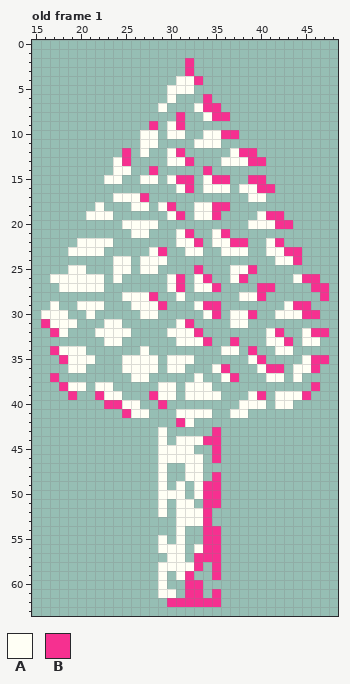
A pixel-art file gets an edit: Assets/Art/Decoration/tree.aseprite. Above: the version before the commit.
64x64 pixels, 1 frame. Shown: old frame 1: x 15..48, y 0..63. The commit also changed other frames, which this record leaves out.
Palette (. is transparent): A #fffff5  B #f63090
Pixels before, old frame 1, first column x 16:
 2 ................B...............
 3 ................B...............
 4 ...............AAB..............
 5 ..............AAA...............
 6 ..............A...B.............
 7 .............A...ABB............
 8 ...............B..ABB...........
 9 ............B.AB................
10 ...........AA.AA..AABB..........
11 ...........AA....AAA............
12 .........B.A..AB.....ABB........
13 ........AB....AAB...AAABB.......
14 ........AA..B.....B.............
15 .......AA..AA.ABB.ABB..BB.......
16 ...............AB.AAA.AABB......
17 ........AAAB...........AA.......
18 ......A...AA.AB..AABB...........
19 .....AAA......AB.AAB....ABB.....
20 .........AAAA..........AAABB....
21 ..........AA...AB..AB...........
22 ....AAAA.......AAB.AABB..AB.....
23 ...AAAA.....AB..AA..AAA..AABB...
24 ........AA.AAA............AAB...
25 ...AA...AA.AA....B...AAB........
26 .AAAAAA.A.....AB.AB..AB.....ABB.
27 ..AAAAA.......AB.AAB....BB....BB
28 .........AAAB..A......AAB......B
29 .A..AAA...AAAB...ABB.......ABB..
30 AAA..A.....AA.....AB.AAB..AAABB.
31 BAAA...AA......AB....AA.........
32 .BA...AAAA....AAAB.......AB..ABB
33 .......AA......AAAB..B...AAB.AA.
34 .BAAA......A........AA.B..AA....
35 ..BAAA...AAAA.AAA......AB....ABB
36 ...AA....AAAA.AA...AB...ABB.AAB.
37 .B........AA.....A..AB...AA.A...
38 ..BAA.AA.....AA.AAA...........B.
39 ...B..BAA...BAA.AAAA...AB.AAAB..
40 .......BBAA..B........AAA.AA....
41 .........BAA...AAAA..AA.........
42 ...............BA...............
43 .............A.....B............
44 .............A.AAABB............
45 .............AAAA..B............
46 .............AAAAA.B............
47 .............A..AA..............
48 .............A..AA.B............
49 .............A.A.ABB............
50 .............AAA.ABB............
51 .............A.AA.BB............
52 .............A.AAAB.............
53 ...............AAAB.............
54 ...............A..BB............
55 .............A.A..BB............
56 .............AAA.ABB............
57 ..............AA.BBB............
58 .............AAAAB.B............
59 .............A.AB..B............
60 .............A..BB..............
61 .............AA.BB.B............
62 ..............BBBBBB............
Once edited:
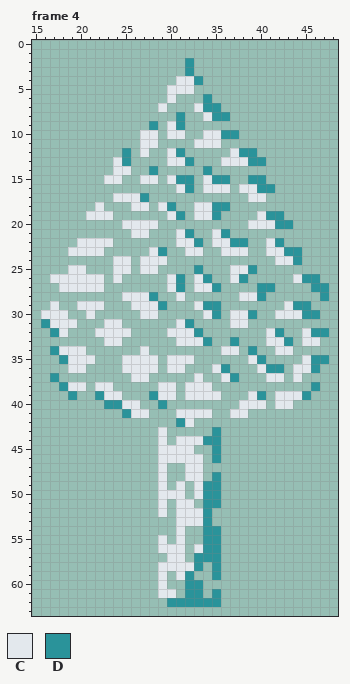
Colours new in this view: C #e3e8ed  D #2a939a
A new or re-ordered frame is compared with the old frame closest to it.
From old to new:
frames 1 -> 5
Changed rows in their new state; - is an unchanged pixel.
Frame 4 is new; against old frame 1, layer "tree":
first column x 16:
 2 ----------------D---------------
 3 ----------------D---------------
 4 ---------------CCD--------------
 5 --------------CCC---------------
 6 --------------C---D-------------
 7 -------------C---CDD------------
 8 ---------------D--CDD-----------
 9 ------------D-CD----------------
10 -----------CC-CC--CCDD----------
11 -----------CC----CCC------------
12 ---------D-C--CD-----CDD--------
13 --------CD----CCD---CCCDD-------
14 --------CC--D-----D-------------
15 -------CC--CC-CDD-CDD--DD-------
16 ---------------CD-CCC-CCDD------
17 --------CCCD-----------CC-------
18 ------C---CC-CD--CCDD-----------
19 -----CCC------CD-CCD----CDD-----
20 ---------CCCC----------CCCDD----
21 ----------CC---CD--CD-----------
22 ----CCCC-------CCD-CCDD--CD-----
23 ---CCCC-----CD--CC--CCC--CCDD---
24 --------CC-CCC------------CCD---
25 ---CC---CC-CC----D---CCD--------
26 -CCCCCC-C-----CD-CD--CD-----CDD-
27 --CCCCC-------CD-CCD----DD----DD
28 ---------CCCD--C------CCD------D
29 -C--CCC---CCCD---CDD-------CDD--
30 CCC--C-----CC-----CD-CCD--CCCDD-
31 DCCC---CC------CD----CC---------
32 -DC---CCCC----CCCD-------CD--CDD
33 -------CC------CCCD--D---CCD-CC-
34 -DCCC------C--------CC-D--CC----
35 --DCCC---CCCC-CCC------CD----CDD
36 ---CC----CCCC-CC---CD---CDD-CCD-
37 -D--------CC-----C--CD---CC-C---
38 --DCC-CC-----CC-CCC-----------D-
39 ---D--DCC---DCC-CCCC---CD-CCCD--
40 -------DDCC--D--------CCC-CC----
41 ---------DCC---CCCC--CC---------
42 ---------------DC---------------
43 -------------C-----D------------
44 -------------C-CCCDD------------
45 -------------CCCC--D------------
46 -------------CCCCC-D------------
47 -------------C--CC--------------
48 -------------C--CC-D------------
49 -------------C-C-CDD------------
50 -------------CCC-CDD------------
51 -------------C-CC-DD------------
52 -------------C-CCCD-------------
53 ---------------CCCD-------------
54 ---------------C--DD------------
55 -------------C-C--DD------------
56 -------------CCC-CDD------------
57 --------------CC-DDD------------
58 -------------CCCCD-D------------
59 -------------C-CD--D------------
60 -------------C--DD--------------
61 -------------CC-DD-D------------
62 --------------DDDDDD------------
